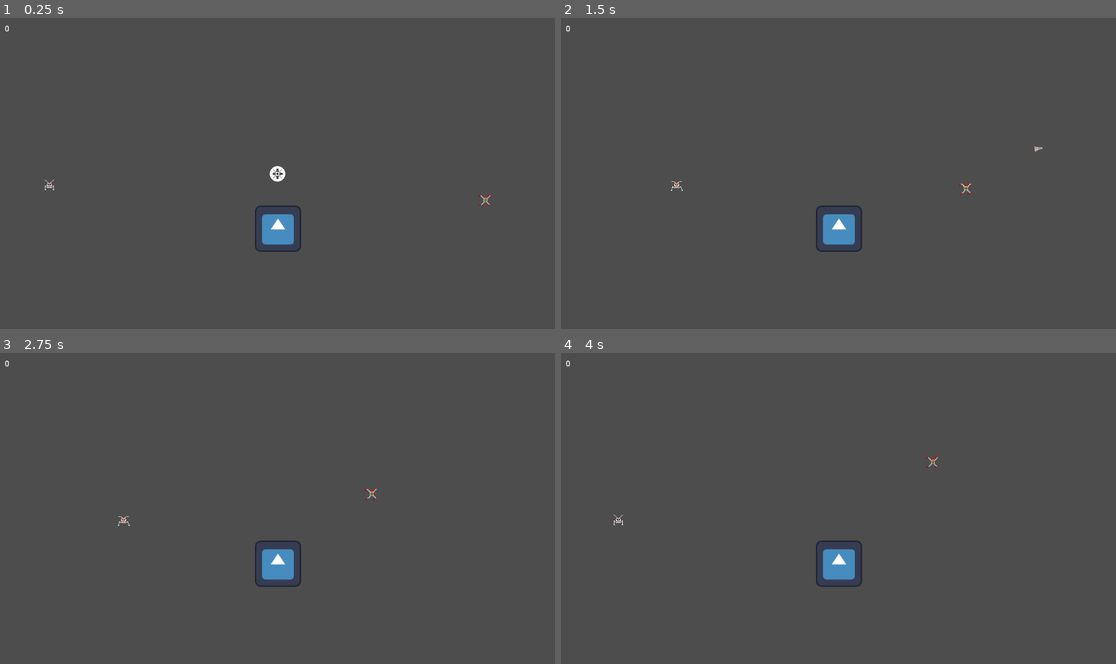
Above: before the commit, frames 1-4 (two rows, left to right).
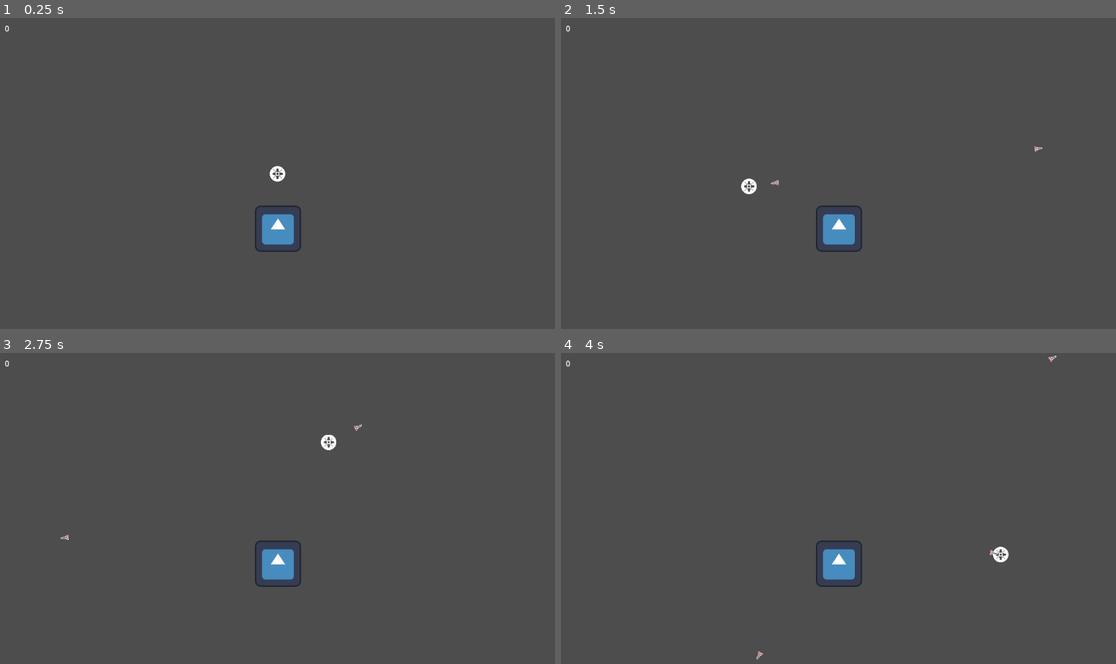
Above: after the commit, the same moments.

Repository: coderdojoathenry/Creators-2024
Game: Godot game, scene res://scenes/main.tscn
Two runs of this game, one before a commit and one after it. Both use one fixed random seed, a clock stepped at 60 frames per second and the inputs below. The engine's default icon, where the game draws it, is replaced by a stand-in: a white triangle on a blue panel in a dark square.
Inputs (mouse positions are in pixels of both pictures, inside the frame that each line leads up to):
- Up to frame 1 (0.25 s): no input
- Up to frame 2 (1.5 s): move the mouse to (960, 157) at 0.52 s; tap Space (Shoot) at 0.6, 1.35 s; move the mouse to (727, 189) at 1.27 s
- Up to frame 3 (2.75 s): move the mouse to (333, 440) at 2.02 s; tap Space (Shoot) at 2.1 s
- Up to frame 4 (4 s): move the mouse to (810, 570) at 2.77 s; tap Space (Shoot) at 2.85, 3.6 s; move the mouse to (1005, 555) at 3.52 s

The runs differ from the first frame. In frame 1, less than 0.1% of the frame differs, in the area x 8-89%, y 52-61%; in frame 2, 0.2%; in frame 3, 0.2%; in frame 4, 0.2%, in the area x 9-90%, y 0-99%.

Commit message:
Final

Diff:
--- a/Crystal Quest/crystal-quest/project.godot
+++ b/Crystal Quest/crystal-quest/project.godot
@@ -15,6 +15,10 @@
 config/features=PackedStringArray("4.3", "Mobile")
 config/icon="res://icon.svg"
 
+[autoload]
+
+GlobalObjects="*res://scripts/global_objects.gd"
+
 [input]
 
 Shoot={
--- a/Crystal Quest/crystal-quest/scenes/enemy_0.tscn
+++ b/Crystal Quest/crystal-quest/scenes/enemy_0.tscn
@@ -29,7 +29,6 @@
 }]
 
 [node name="Enemy0" type="AnimatableBody2D"]
-position = Vector2(75, 349)
 collision_layer = 8
 collision_mask = 3
 sync_to_physics = false
--- /dev/null
+++ b/Crystal Quest/crystal-quest/scenes/enemy_2.tscn
@@ -0,0 +1,56 @@
+[gd_scene load_steps=9 format=3 uid="uid://c4xxodbajlae1"]
+
+[ext_resource type="Script" path="res://scripts/enemy.gd" id="1_k3qa5"]
+[ext_resource type="Texture2D" uid="uid://bxgtep3brnolj" path="res://textures/enemy_2.png" id="2_r74wu"]
+[ext_resource type="Script" path="res://scripts/bomb_drop.gd" id="3_eep3q"]
+[ext_resource type="PackedScene" uid="uid://collbsqsavpau" path="res://scenes/mine.tscn" id="4_x6143"]
+
+[sub_resource type="RectangleShape2D" id="RectangleShape2D_d3l7h"]
+size = Vector2(32, 32)
+
+[sub_resource type="AtlasTexture" id="AtlasTexture_s1y1v"]
+atlas = ExtResource("2_r74wu")
+region = Rect2(0, 0, 32, 32)
+
+[sub_resource type="AtlasTexture" id="AtlasTexture_3otut"]
+atlas = ExtResource("2_r74wu")
+region = Rect2(0, 32, 32, 32)
+
+[sub_resource type="SpriteFrames" id="SpriteFrames_3hsiu"]
+animations = [{
+"frames": [{
+"duration": 1.0,
+"texture": SubResource("AtlasTexture_s1y1v")
+}, {
+"duration": 1.0,
+"texture": SubResource("AtlasTexture_3otut")
+}],
+"loop": true,
+"name": &"default",
+"speed": 5.0
+}]
+
+[node name="Enemy2" type="AnimatableBody2D"]
+collision_layer = 8
+collision_mask = 3
+sync_to_physics = false
+script = ExtResource("1_k3qa5")
+direction = Vector2(1, 0)
+speed = 30.0
+wander_time_min = 1.0
+wander_time_max = 3.0
+score = 300
+persuit_percent = 0.5
+
+[node name="CollisionShape2D" type="CollisionShape2D" parent="."]
+shape = SubResource("RectangleShape2D_d3l7h")
+
+[node name="AnimatedSprite2D" type="AnimatedSprite2D" parent="."]
+sprite_frames = SubResource("SpriteFrames_3hsiu")
+autoplay = "default"
+
+[node name="Bomb_drop" type="Node2D" parent="."]
+script = ExtResource("3_eep3q")
+bomb = ExtResource("4_x6143")
+min_time = 2.0
+max_time = 10.0
--- /dev/null
+++ b/Crystal Quest/crystal-quest/scenes/enemy_spawner.tscn
@@ -0,0 +1,6 @@
+[gd_scene load_steps=2 format=3 uid="uid://cnhet5km6cuyx"]
+
+[ext_resource type="Script" path="res://scripts/enemy_spawner.gd" id="1_ilm67"]
+
+[node name="EnemySpawner" type="Node2D"]
+script = ExtResource("1_ilm67")
--- a/Crystal Quest/crystal-quest/scenes/main.tscn
+++ b/Crystal Quest/crystal-quest/scenes/main.tscn
@@ -1,10 +1,12 @@
-[gd_scene load_steps=10 format=3 uid="uid://daj431lewf2ne"]
+[gd_scene load_steps=12 format=3 uid="uid://daj431lewf2ne"]
 
 [ext_resource type="Script" path="res://scripts/game_manager.gd" id="1_6go2g"]
 [ext_resource type="Script" path="res://scripts/mouse_hider.gd" id="3_2qat4"]
 [ext_resource type="PackedScene" uid="uid://bmffrg4pn40r4" path="res://scenes/ship.tscn" id="3_bj7hq"]
 [ext_resource type="PackedScene" uid="uid://yqqh8la3a4uo" path="res://scenes/enemy_0.tscn" id="4_ls1u0"]
+[ext_resource type="PackedScene" uid="uid://cnhet5km6cuyx" path="res://scenes/enemy_spawner.tscn" id="5_5x74m"]
 [ext_resource type="PackedScene" uid="uid://0o7c4xfqflxj" path="res://scenes/enemy_1.tscn" id="5_kaim1"]
+[ext_resource type="PackedScene" uid="uid://c4xxodbajlae1" path="res://scenes/enemy_2.tscn" id="7_xfnk2"]
 [ext_resource type="Texture2D" uid="uid://citvsogba4b83" path="res://icon.svg" id="9_g4srl"]
 
 [sub_resource type="RectangleShape2D" id="RectangleShape2D_1kds1"]
@@ -57,11 +59,6 @@
 [node name="CollisionShape2D" type="CollisionShape2D" parent="Right Wall"]
 shape = SubResource("RectangleShape2D_igmsx")
 
-[node name="Enemy0" parent="." instance=ExtResource("4_ls1u0")]
-
-[node name="Enemy1" parent="." instance=ExtResource("5_kaim1")]
-position = Vector2(1011, 382)
-
 [node name="StaticBody2D" type="StaticBody2D" parent="."]
 position = Vector2(577, 438)
 collision_layer = 2
@@ -79,3 +76,16 @@
 offset_right = 74.0
 offset_bottom = 33.0
 text = "1000000"
+
+[node name="SpawnLayer" type="Node2D" parent="."]
+unique_name_in_owner = true
+
+[node name="EnemySpawner" parent="." node_paths=PackedStringArray("spawn_points") instance=ExtResource("5_5x74m")]
+spawn_points = [NodePath("../Base_left"), NodePath("../Base_right")]
+enemies = Array[PackedScene]([ExtResource("4_ls1u0"), ExtResource("5_kaim1"), ExtResource("7_xfnk2")])
+
+[node name="Base_left" type="Node2D" parent="."]
+position = Vector2(50, 360)
+
+[node name="Base_right" type="Node2D" parent="."]
+position = Vector2(1102, 360)
--- /dev/null
+++ b/Crystal Quest/crystal-quest/scenes/mine.tscn
@@ -0,0 +1,23 @@
+[gd_scene load_steps=4 format=3 uid="uid://collbsqsavpau"]
+
+[ext_resource type="Script" path="res://scripts/enemy.gd" id="1_b762s"]
+[ext_resource type="Texture2D" uid="uid://bigaivvbcvjey" path="res://textures/mine.png" id="2_g3ag1"]
+
+[sub_resource type="RectangleShape2D" id="RectangleShape2D_d3l7h"]
+size = Vector2(32, 32)
+
+[node name="Mine" type="AnimatableBody2D"]
+collision_layer = 8
+collision_mask = 3
+sync_to_physics = false
+script = ExtResource("1_b762s")
+direction = Vector2(1, 0)
+wander_time_min = 1.0
+wander_time_max = 3.0
+score = 50
+
+[node name="CollisionShape2D" type="CollisionShape2D" parent="."]
+shape = SubResource("RectangleShape2D_d3l7h")
+
+[node name="Sprite2D" type="Sprite2D" parent="."]
+texture = ExtResource("2_g3ag1")
--- /dev/null
+++ b/Crystal Quest/crystal-quest/scripts/bomb_drop.gd
@@ -0,0 +1,23 @@
+extends Node2D
+
+@export var bomb : PackedScene
+@export var min_time : float
+@export var max_time : float
+
+var time_to_next_bomb : float
+
+# Called when the node enters the scene tree for the first time.
+func _ready():
+	set_time_to_next_bomb()
+
+# Called every frame. 'delta' is the elapsed time since the previous frame.
+func _process(delta):
+	time_to_next_bomb -= delta
+	if (time_to_next_bomb <= 0):
+		var new_bomb = bomb.instantiate() as Node2D
+		new_bomb.global_position = global_position
+		GlobalObjects.SpawnLayer.add_child(new_bomb)
+		set_time_to_next_bomb()
+
+func set_time_to_next_bomb() -> void:
+	time_to_next_bomb = randf_range(min_time, max_time)
--- a/Crystal Quest/crystal-quest/scripts/enemy.gd
+++ b/Crystal Quest/crystal-quest/scripts/enemy.gd
@@ -9,8 +9,6 @@
 
 var vp_rect : Rect2
 var wander_change_dir_time : float
-
-@onready var game_manager: GameManager = %GameManager
 
 # Called when the node enters the scene tree for the first time.
 func _ready() -> void:
@@ -30,8 +28,8 @@
 		set_wander_change_dir_time()
 
 func _physics_process(delta: float) -> void:
-	global_position += direction.normalized() * speed * delta
-	var collision = move_and_collide(direction)
+
+	var collision = move_and_collide(direction.normalized() * speed * delta)
 	if (collision):
 		var collision_pos = collision.get_position()
 
@@ -47,9 +45,8 @@
 
 
 func pick_direction() -> void:
-	if (randf() < persuit_percent && game_manager.ship != null):
-		direction = game_manager.ship.position - position
-		direction = direction.normalized()
+	if (randf() < persuit_percent && GlobalObjects.GameManager.ship != null):
+		direction = GlobalObjects.GameManager.ship.position - position
 	else:
 		pick_random_direction()
 
@@ -60,4 +57,4 @@
 		direction.y = randi_range(-1, 1)
 
 func _on_tree_exiting() -> void:
-	game_manager.increase_score(score)
+	GlobalObjects.GameManager.increase_score(score)
--- /dev/null
+++ b/Crystal Quest/crystal-quest/scripts/enemy_spawner.gd
@@ -0,0 +1,28 @@
+extends Node2D
+
+@export var spawn_points : Array[Node2D]
+@export var enemies : Array[PackedScene]
+@export var max_enemies : int = 4
+@export var min_time : float = 2
+@export var max_time : float = 10
+
+var next_spawn_time : float
+
+# Called when the node enters the scene tree for the first time.
+func _ready():
+	set_next_spawn_time()
+
+# Called every frame. 'delta' is the elapsed time since the previous frame.
+func _process(delta):
+	if (get_child_count() < max_enemies):
+		next_spawn_time -= delta
+		if (next_spawn_time <= 0):
+			var which_spawn = randi_range(0, spawn_points.size() - 1)
+			var which_enemy = randi_range(0, enemies.size() - 1)
+			var new_enemy = enemies[which_enemy].instantiate() as Node2D
+			new_enemy.global_position = spawn_points[which_spawn].global_position
+			add_child(new_enemy)
+			set_next_spawn_time()
+
+func set_next_spawn_time() -> void:
+	next_spawn_time = randf_range(min_time, max_time)
--- a/Crystal Quest/crystal-quest/scripts/game_manager.gd
+++ b/Crystal Quest/crystal-quest/scripts/game_manager.gd
@@ -3,6 +3,12 @@
 @export var ship : Node2D
 @export var score : int = 0
 @export var score_label : Label
+
+@onready var spawn_layer = %SpawnLayer
+
+func _ready() -> void:
+	GlobalObjects.GameManager = self
+	GlobalObjects.SpawnLayer = spawn_layer
 
 func _process(delta: float) -> void:
 	if (score_label):
--- /dev/null
+++ b/Crystal Quest/crystal-quest/scripts/global_objects.gd
@@ -0,0 +1,4 @@
+extends Node
+
+var GameManager : GameManager
+var SpawnLayer : Node2D
--- a/Crystal Quest/crystal-quest/scripts/ship.gd
+++ b/Crystal Quest/crystal-quest/scripts/ship.gd
@@ -24,7 +24,7 @@
 		new_missile.position = position + \
 							   new_missile.direction * MISSILE_OFFSET
 
-		get_parent().add_child(new_missile)
+		GlobalObjects.SpawnLayer.add_child(new_missile)
 		missile_countdown = min_time_between_missiles
 		shoot_sound.play()
 
@@ -45,4 +45,4 @@
 		var collision_obj = collision.get_collider() as CollisionObject2D
 		if (collision_obj && \
 			collision_obj.get_collision_layer_value(2) == false):
-			%GameManager.inform_body_entered(self)
+			GlobalObjects.GameManager.inform_body_entered(self)
--- a/Crystal Quest/crystal-quest/scripts/ship_killer.gd
+++ b/Crystal Quest/crystal-quest/scripts/ship_killer.gd
@@ -1,4 +1,4 @@
 extends Area2D
 
 func _on_body_entered(body: Node2D) -> void:
-	%GameManager.inform_body_entered(body)
+	GlobalObjects.GameManager.inform_body_entered(body)
